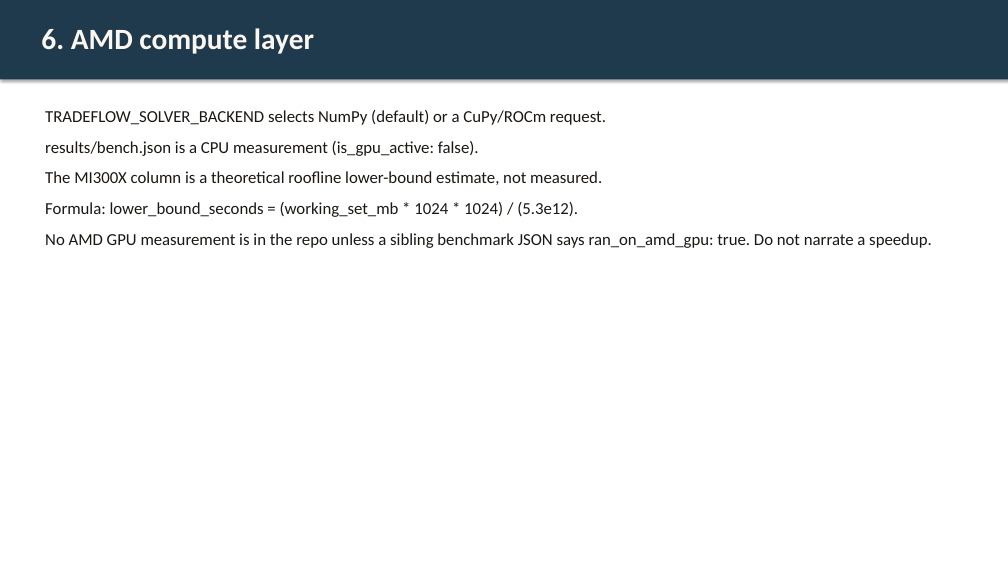
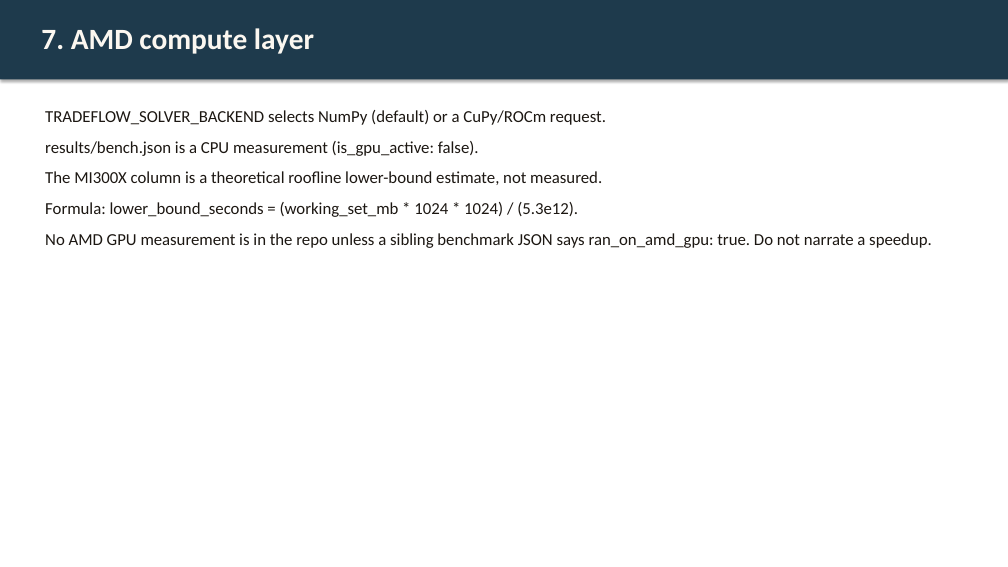
Before and after one commit to Fu93/tradeflow-ai, a slide deck: slide 7 of results/pitch.pptx (slide 6 before the commit). Drawn at 1008x567 pixels with LibreOffice and Linux fonts; fonts in the diff are those of the drawing. Boxes give left, top, right and bottom in pixels: in the first picture for what was removed or moved away, otherwise in the second. Text is boxed around its words. In the diff, an @@ line names an element or a change of style, - is before the commit and + after.

```diff
--- a/results/pitch.pptx
+++ b/results/pitch.pptx
@@ text at bbox=[41, 28, 314, 54]: text changed @@
-6. AMD compute layer
+7. AMD compute layer
```
Also in this commit, not shown: 6 other slides changed, 1 slide added, 35 other files.
